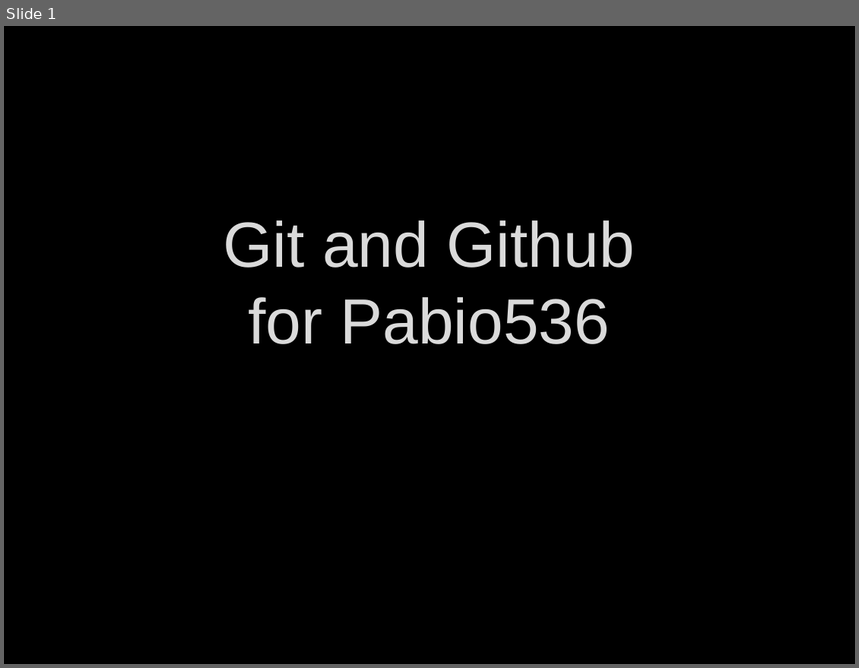
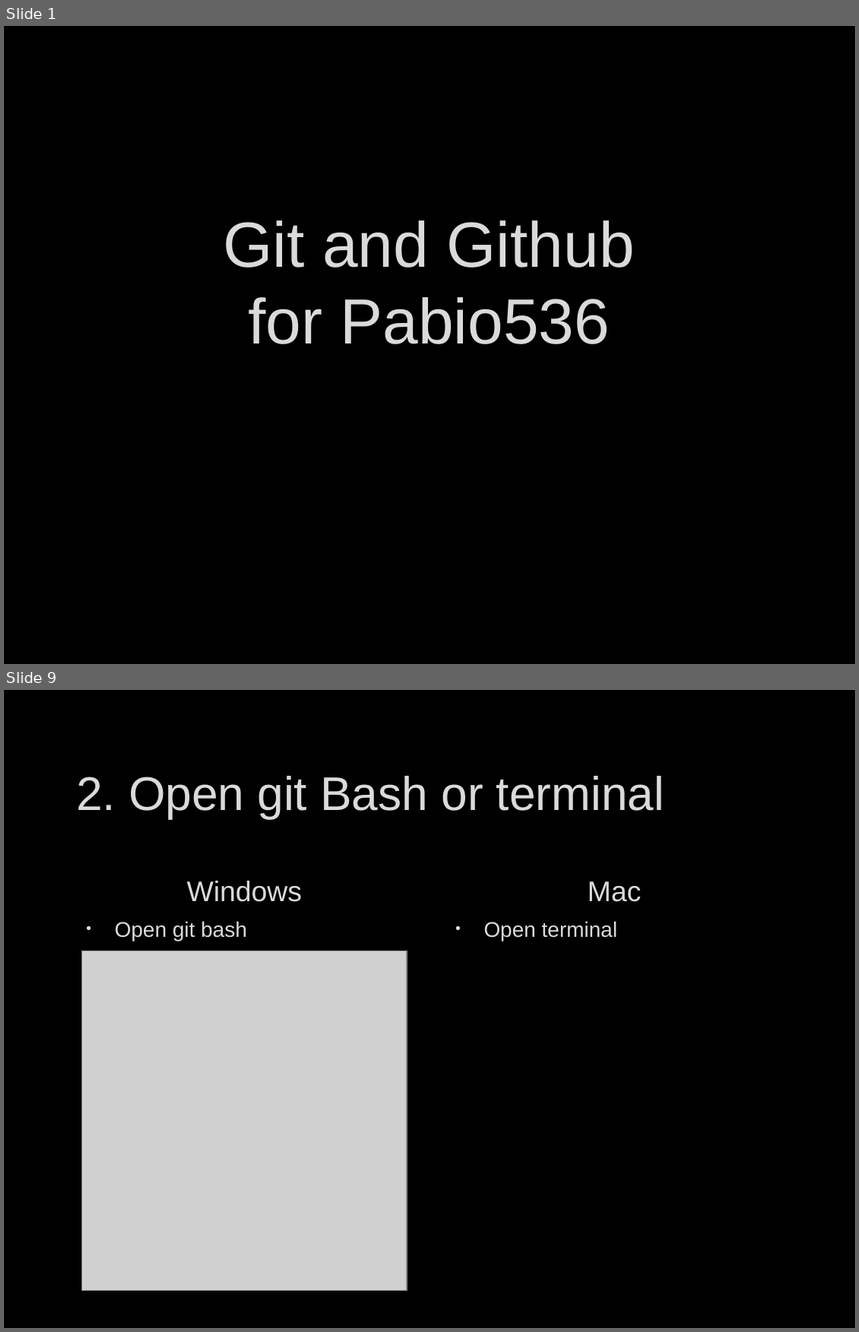
Before and after one commit to fdmast/Pabio536, a slide deck: C1_Introduction/ClassOne.GithubIntro.pptx. Shown one above the other, each under a label of ours: slide 1 before the commit, slides 1 and 9 after it; the slides between them are not shown. The pictures are 859x668 and 859x1332 pixels, drawn with LibreOffice and Linux fonts; fonts in the diff are those of the drawing; grey boxes stand for pictures; background and template pictures are left out. Boxes give left, top, right and bottom in pixels: in the first picture for what was removed or moved away, otherwise in the second. Text is boxed around its words. In the diff, an @@ line names an element or a change of style, - is before the commit and + after.

```diff
--- a/C1_Introduction/ClassOne.GithubIntro.pptx
+++ b/C1_Introduction/ClassOne.GithubIntro.pptx
@@ slide 9 added at <box>4,690,855,1328</box>, background picture (left out) @@
@@ title added at <box>76,776,664,819</box>, 40 pt, text #DADADA @@
+2. Open git Bash or terminal
@@ text added at <box>187,881,302,902</box>, 24 pt, text #DADADA @@
+Windows
@@ text added at <box>588,882,642,902</box>, 24 pt, text #DADADA @@
+Mac
@@ text added at <box>115,921,247,941</box>, 18 pt, text #DADADA @@
+• Open git bash
@@ text added at <box>484,921,618,941</box>, 18 pt, text #DADADA @@
+• Open terminal
@@ picture added at <box>82,951,408,1291</box> @@
```
Also in this commit, not shown: 2 slides changed, 9 other slides added, 11 slides removed, 5 other files.
